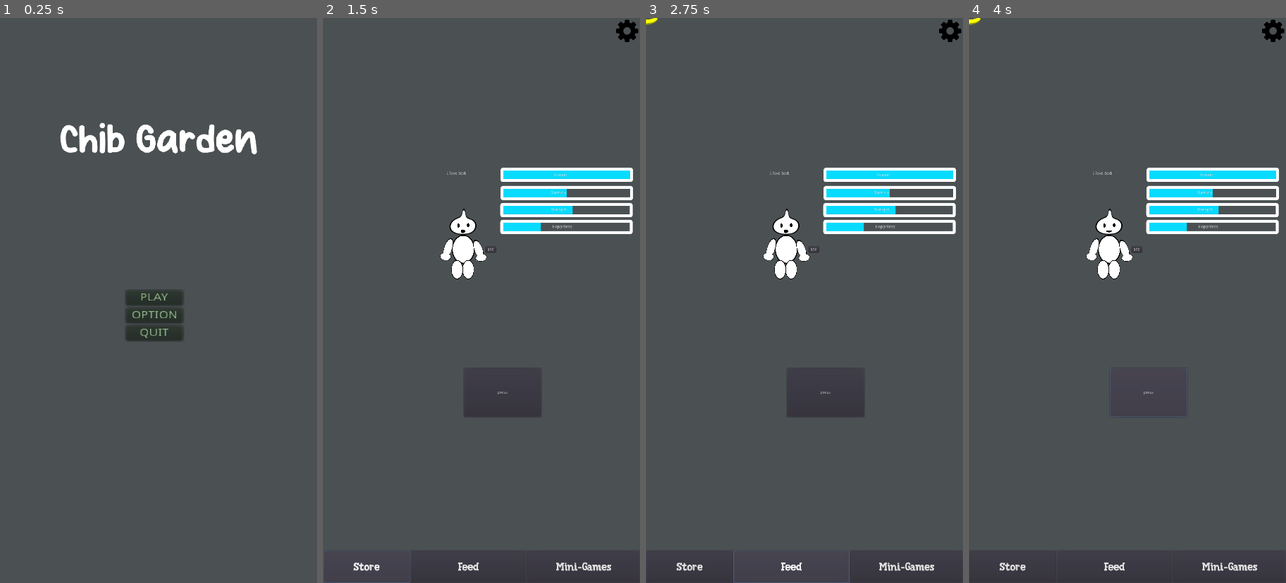
Above: before the commit, frames 1-4 (left to right).
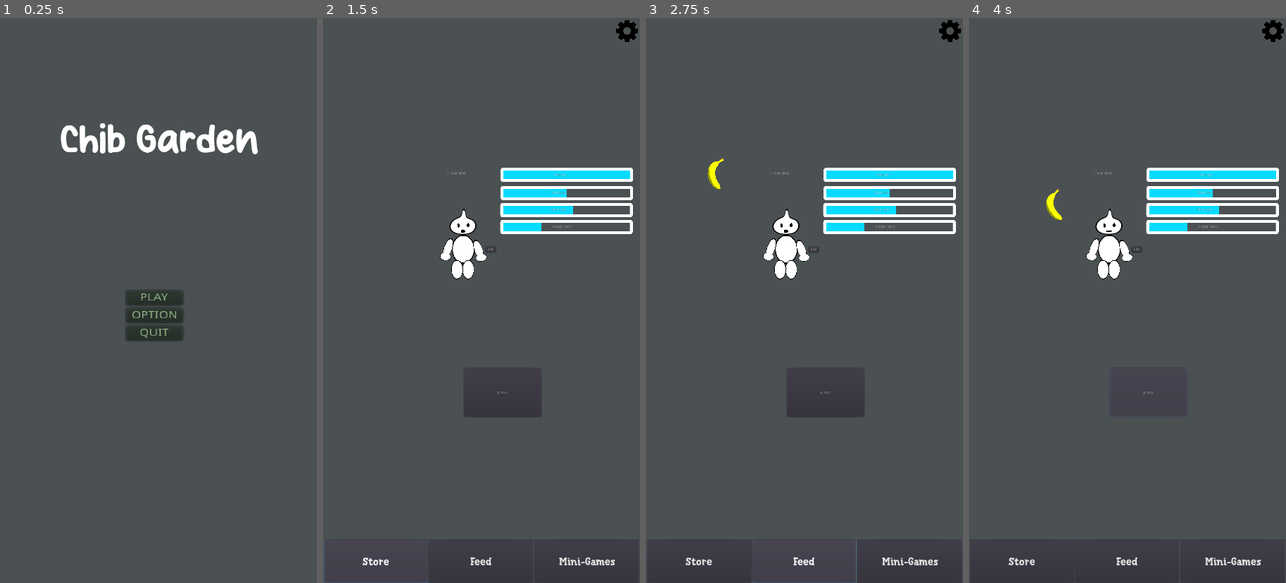
Above: after the commit, the same moments.

Repository: wiznob/chibGarden
Game: Godot game, scene res://Scenes/titleScreen.tscn
The game is run twice, just before and just after one commit, with the same random seed, the same clock (stepped at 60 frames per second) and the same inputs.
Inputs:
- Up to frame 1 (0.25 s): no input
- Up to frame 2 (1.5 s): click "PLAY" at 0.5 s; click "Store" at 1.25 s
- Up to frame 3 (2.75 s): click "Feed" at 2 s
- Up to frame 4 (4 s): click "Mini-Games" at 2.75 s; click "press" at 3.5 s

The runs differ from the first frame. In frame 1, 0.4% of the frame differs, in the area x 18-82%, y 18-25%; in frame 2, 0.9%; in frame 3, 1.0%, in the area x 0-100%, y 0-100%; in frame 4, 1.0%.

Commit message:
Added basic functionality to feed button

Diff:
--- a/Scenes/Food.tscn
+++ b/Scenes/Food.tscn
@@ -1,11 +1,22 @@
-[gd_scene load_steps=3 format=2]
+[gd_scene load_steps=4 format=2]
 
 [ext_resource path="res://Scenes/Banana (1).png" type="Texture" id=1]
-[ext_resource path="res://Scenes/scripts/Food.gd" type="Script" id=2]
+[ext_resource path="res://Scenes/scripts/food(KB).gd" type="Script" id=2]
+
+[sub_resource type="RectangleShape2D" id=1]
+extents = Vector2( 39.5, 33 )
 
 [node name="Banana" type="Node2D"]
+position = Vector2( 243, 530 )
+
+[node name="KinematicBody2D" type="KinematicBody2D" parent="."]
 script = ExtResource( 2 )
 
-[node name="Sprite" type="Sprite" parent="."]
-scale = Vector2( 0.1, 0.1 )
+[node name="CollisionShape2D" type="CollisionShape2D" parent="KinematicBody2D"]
+position = Vector2( 0.5, 2 )
+shape = SubResource( 1 )
+
+[node name="Sprite" type="Sprite" parent="KinematicBody2D/CollisionShape2D"]
+position = Vector2( 1.5, -2 )
+scale = Vector2( 0.126852, 0.14537 )
 texture = ExtResource( 1 )
--- a/Scenes/Menu.tscn
+++ b/Scenes/Menu.tscn
@@ -11,32 +11,35 @@
 anchor_bottom = 1.0
 script = ExtResource( 3 )
 
-[node name="storeBTN" type="Button" parent="."]
-anchor_top = 1.0
-anchor_bottom = 1.0
-margin_top = -110.0
-margin_right = 297.0
-custom_fonts/font = ExtResource( 4 )
-text = "Store"
-
-[node name="feedBTN" type="Button" parent="."]
+[node name="HBoxContainer" type="HBoxContainer" parent="."]
 anchor_left = 0.5
 anchor_top = 1.0
 anchor_right = 0.5
 anchor_bottom = 1.0
-margin_left = -242.0
-margin_top = -110.0
-margin_right = 153.0
+margin_left = -537.0
+margin_top = -147.0
+margin_right = 537.0
+
+[node name="storeBTN" type="Button" parent="HBoxContainer"]
+margin_right = 355.0
+margin_bottom = 147.0
+size_flags_horizontal = 3
+custom_fonts/font = ExtResource( 4 )
+text = "Store"
+
+[node name="feedBTN" type="Button" parent="HBoxContainer"]
+margin_left = 359.0
+margin_right = 714.0
+margin_bottom = 147.0
+size_flags_horizontal = 3
 custom_fonts/font = ExtResource( 4 )
 text = "Feed"
 
-[node name="gamesBTN" type="Button" parent="."]
-anchor_left = 1.0
-anchor_top = 1.0
-anchor_right = 1.0
-anchor_bottom = 1.0
-margin_left = -384.0
-margin_top = -110.0
+[node name="gamesBTN" type="Button" parent="HBoxContainer"]
+margin_left = 718.0
+margin_right = 1074.0
+margin_bottom = 147.0
+size_flags_horizontal = 3
 custom_fonts/font = ExtResource( 4 )
 text = "Mini-Games"
 
@@ -57,5 +60,5 @@
 pause_mode = 1
 position = Vector2( 554, 777 )
 
-[connection signal="pressed" from="feedBTN" to="." method="_on_feedBTN_pressed"]
+[connection signal="pressed" from="HBoxContainer/feedBTN" to="." method="_on_feedBTN_pressed"]
 [connection signal="pressed" from="settingsBTN" to="." method="_on_settingsBTN_pressed"]
--- a/Scenes/scripts/Food.gd
+++ /dev/null
@@ -1,14 +0,0 @@
-extends Node2D
-
-
-# Declare member variables here. Examples:
-# var a = 2
-# var b = "text"
-
-
-# Called when the node enters the scene tree for the first time.
-func _ready():
-	pass # Replace with function body.
-
-# Called every frame. 'delta' is the elapsed time since the previous frame.
-#func _process(delta):
--- /dev/null
+++ b/Scenes/scripts/food(KB).gd
@@ -0,0 +1,17 @@
+extends KinematicBody2D
+
+export (int) var speed = 1800
+
+var velocity = Vector2()
+
+func get_input():
+    look_at(get_global_mouse_position())
+    velocity = Vector2()
+    if Input.is_action_pressed("down"):
+        velocity = Vector2(-speed, 0).rotated(rotation)
+    if Input.is_action_pressed("up"):
+        velocity = Vector2(speed, 0).rotated(rotation)
+
+func _physics_process(delta):
+    get_input()
+    velocity = move_and_slide(velocity)
--- a/project.godot
+++ b/project.godot
@@ -19,7 +19,7 @@
 window/size/width=1080
 window/size/height=1920
 window/handheld/orientation="portrait"
-window/stretch/mode="viewport"
+window/stretch/mode="2d"
 window/stretch/aspect="expand"
 
 [global]
@@ -37,6 +37,16 @@
 "events": [ Object(InputEventMouseButton,"resource_local_to_scene":false,"resource_name":"","device":-1,"alt":false,"sh …(213 unchanged characters)…
  ]
 }
+up={
+"deadzone": 0.5,
+"events": [ Object(InputEventMouseButton,"resource_local_to_scene":false,"resource_name":"","device":-1,"alt":false,"shift":false,"control":false,"meta":false,"command":false,"button_mask":0,"position":Vector2( 0, 0 ),"global_position":Vector2( 0, 0 ),"factor":1.0,"button_index":1,"pressed":false,"doubleclick":false,"script":null)
+ ]
+}
+down={
+"deadzone": 0.5,
+"events": [ Object(InputEventMouseButton,"resource_local_to_scene":false,"resource_name":"","device":-1,"alt":false,"shift":false,"control":false,"meta":false,"command":false,"button_mask":0,"position":Vector2( 0, 0 ),"global_position":Vector2( 0, 0 ),"factor":1.0,"button_index":1,"pressed":false,"doubleclick":false,"script":null)
+ ]
+}
 
 [physics]
 
